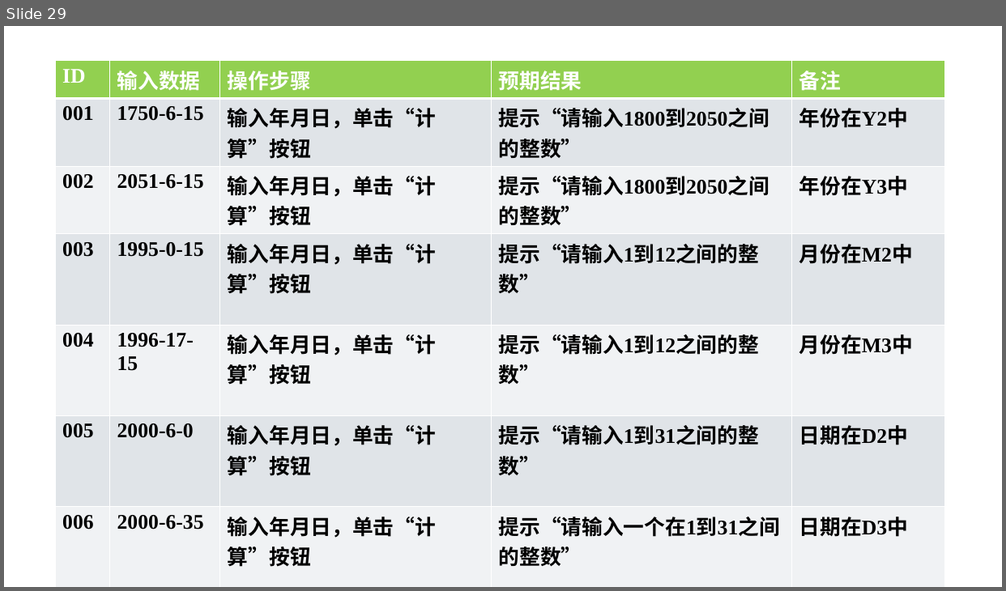
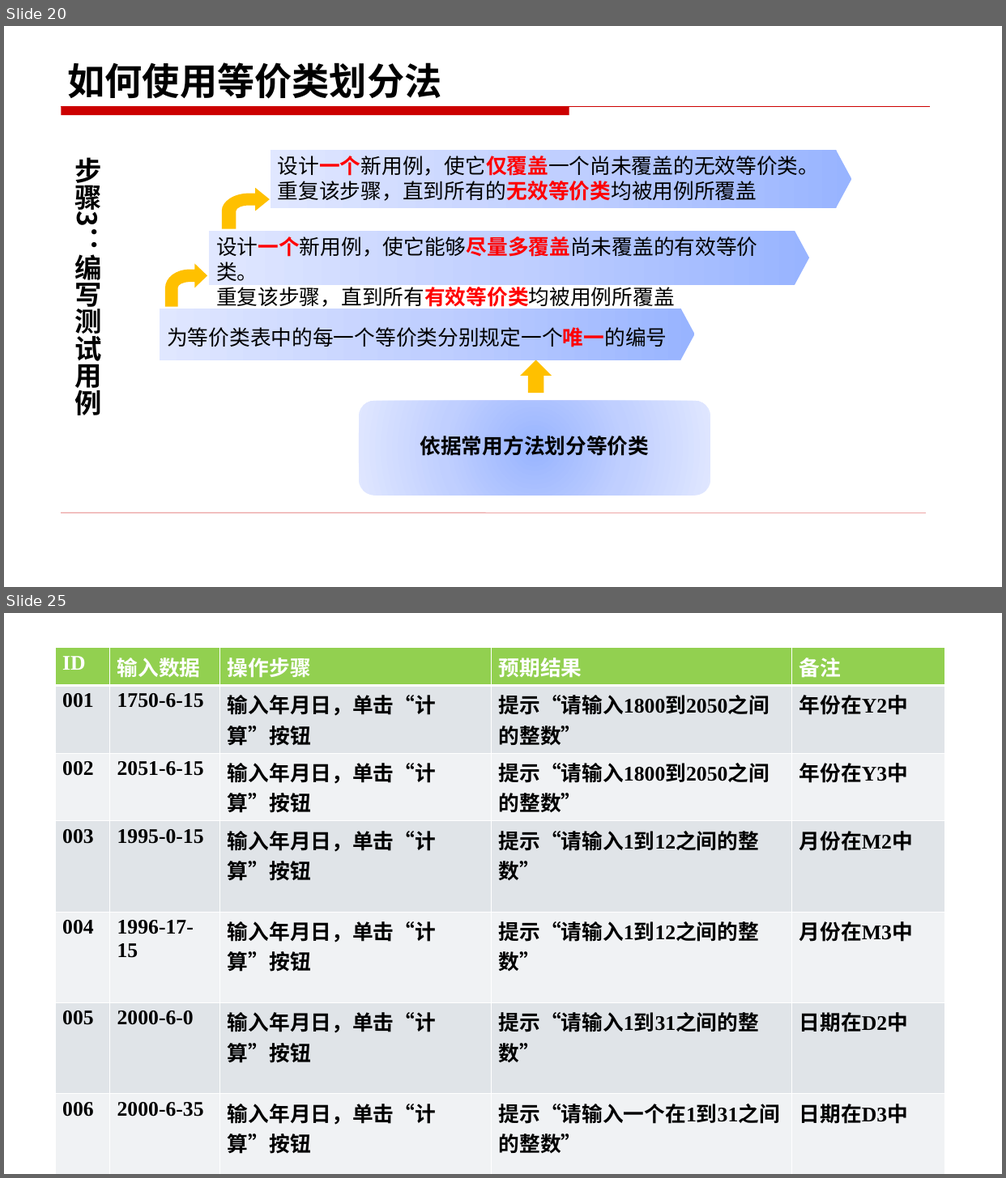
Before and after one commit to changlingling123/Base-of-Testing-2018, a slide deck: 第二部分 软件测试技术/3.1黑盒测试技术——等价类（书上3.3）.pptx. Shown one above the other, each under a label of ours: slide 29 before the commit, slides 20 and 25 after it; the slides between them are not shown. The pictures are 1006x591 and 1006x1178 pixels, drawn with LibreOffice and Linux fonts; fonts in the diff are those of the drawing. Boxes give left, top, right and bottom in pixels: in the first picture for what was removed or moved away, otherwise in the second. Text is boxed around its words. In the diff, an @@ line names an element or a change of style, - is before the commit and + after.

```diff
--- a/第二部分 软件测试技术/3.1黑盒测试技术——等价类（书上3.3）.pptx
+++ b/第二部分 软件测试技术/3.1黑盒测试技术——等价类（书上3.3）.pptx
@@ slide 20 added at (x1=4, y1=26, x2=1002, y2=587), background #FFFFFF; not listed: 2 template elements that a slide beside it also shows @@
@@ title added at (x1=67, y1=62, x2=441, y2=99), 36 pt, text #000000, bold @@
+如何使用等价类划分法
@@ text added at (x1=75, y1=157, x2=102, y2=420), 26 pt, text #000000, bold @@
+步骤3：编写测试用例
@@ pentagon arrow added at (x1=270, y1=149, x2=852, y2=209), fill gradient #99B5FF to #C1D0FF to #E0E8FF, 20 pt, text #000000 @@
+设计一个新用例，使它仅覆盖一个尚未覆盖的无效等价类。
+重复该步骤，直到所有的无效等价类均被用例所覆盖
@@ freeform shape added at (x1=222, y1=188, x2=270, y2=228), fill #FFC000 @@
@@ pentagon arrow added at (x1=209, y1=230, x2=809, y2=285), fill gradient #99B5FF to #C1D0FF to #E0E8FF, 20 pt, text #000000 @@
+设计一个新用例，使它能够尽量多覆盖尚未覆盖的有效等价类。
+重复该步骤，直到所有有效等价类均被用例所覆盖
@@ freeform shape added at (x1=165, y1=264, x2=206, y2=307), fill #FFC000 @@
@@ pentagon arrow added at (x1=160, y1=308, x2=695, y2=360), fill gradient #99B5FF to #C1D0FF to #E0E8FF, 20 pt, text #000000 @@
+为等价类表中的每一个等价类分别规定一个唯一的编号
@@ up arrow added at (x1=521, y1=361, x2=552, y2=394), fill #FFC000 @@
@@ rounded rectangle added at (x1=359, y1=401, x2=710, y2=495), fill gradient #99B5FF to #C1D0FF to #E0E8FF, 20 pt, text #000000, bold @@
+依据常用方法划分等价类
@@ what was slide 29 is now slide 25 @@
```
Also in this commit, not shown: 28 slides changed, 8 other slides added, 18 slides removed.
